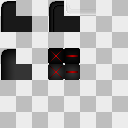
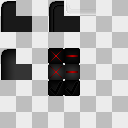
Before/after of a 128x128 layered artwork. What changed in the layer stack:
added layer "checkbox" above "windowButtons" over [48, 80, 80, 96]
